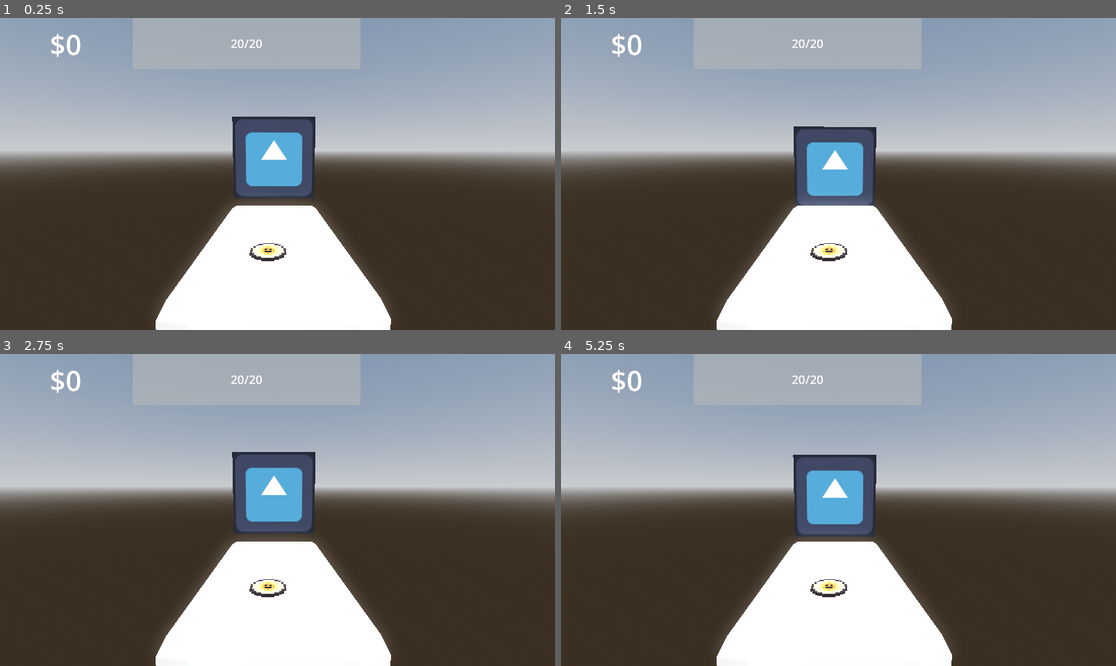
Above: before the commit, frames 1-4 (two rows, left to right).
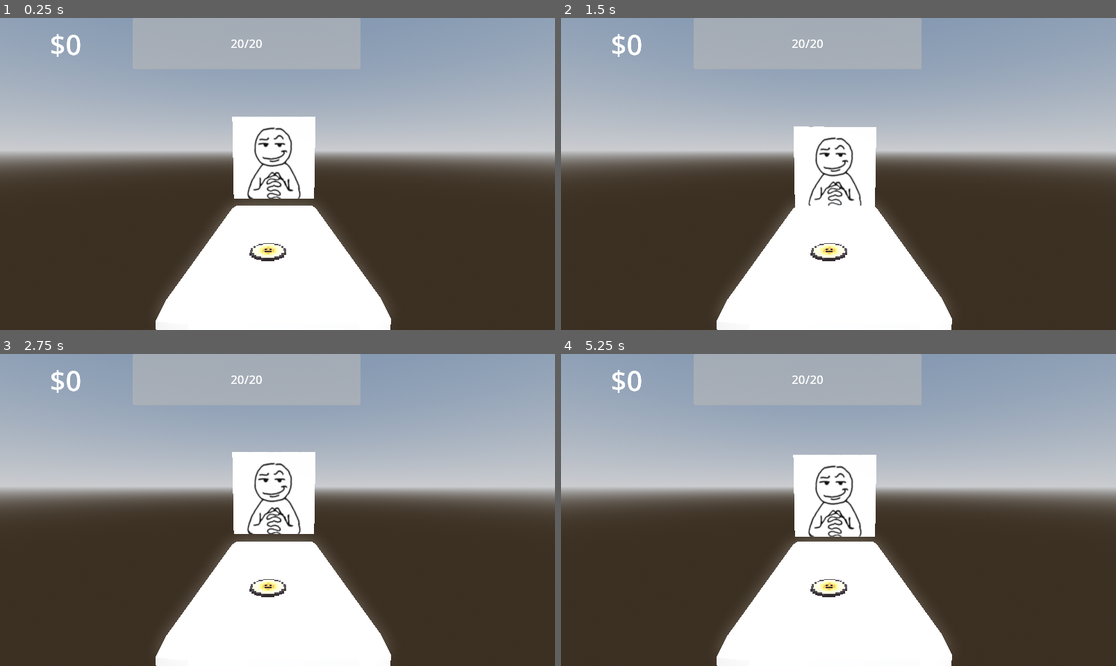
Above: after the commit, the same moments.

Repository: nianjindev/nummus
Game: Godot game, scene res://world.tscn
Same seed, same stepped clock (60 frames per second), same inputs: the game is played once before the commit and once after it. The project has no main scene, so this scene is started directly. The engine's default icon, where the game draws it, is replaced by a stand-in: a white triangle on a blue panel in a dark square.
Inputs:
- Up to frame 1 (0.25 s): no input
- Up to frame 2 (1.5 s): no input
- Up to frame 3 (2.75 s): no input
- Up to frame 4 (5.25 s): no input

The runs differ from the first frame. In frame 1, 3.8% of the frame differs, in the area x 41-57%, y 31-58%; in frame 2, 3.6%; in frame 3, 3.8%; in frame 4, 3.8%.

Commit message:
Fixed enemy

Diff:
--- a/nummus-game/enemies/enemy.tscn
+++ b/nummus-game/enemies/enemy.tscn
@@ -1,11 +1,6 @@
 [gd_scene load_steps=7 format=3 uid="uid://d3tgw7j1mag6w"]
 
-[ext_resource type="Texture2D" uid="uid://csm8mguhlkni8" path="res://icon.svg" id="1_fw1ev"]
-
-[sub_resource type="StandardMaterial3D" id="StandardMaterial3D_dwbse"]
-albedo_texture = ExtResource("1_fw1ev")
-
-[sub_resource type="QuadMesh" id="QuadMesh_pkg7o"]
+[ext_resource type="Texture2D" uid="uid://cnuaibnt4im6s" path="res://assets/2d/smug.jpg" id="1_fw1ev"]
 
 [sub_resource type="Animation" id="Animation_7frlh"]
 length = 0.001
@@ -45,13 +40,19 @@
 &"idle": SubResource("Animation_fw1ev")
 }
 
-[node name="Enemy" type="MeshInstance3D"]
-transform = Transform3D(-4.37114e-08, 0, 1, 0, 1, 0, -1, 0, -4.37114e-08, 0, 0, 0)
-material_override = SubResource("StandardMaterial3D_dwbse")
-mesh = SubResource("QuadMesh_pkg7o")
+[sub_resource type="QuadMesh" id="QuadMesh_7frlh"]
+
+[sub_resource type="StandardMaterial3D" id="StandardMaterial3D_orwns"]
+albedo_texture = ExtResource("1_fw1ev")
+
+[node name="Enemy" type="Node3D"]
 
 [node name="AnimationPlayer" type="AnimationPlayer" parent="."]
 libraries = {
 &"": SubResource("AnimationLibrary_orwns")
 }
 autoplay = "idle"
+
+[node name="MeshInstance3D" type="MeshInstance3D" parent="."]
+mesh = SubResource("QuadMesh_7frlh")
+surface_material_override/0 = SubResource("StandardMaterial3D_orwns")
--- a/nummus-game/world.tscn
+++ b/nummus-game/world.tscn
@@ -31,7 +31,7 @@
 transform = Transform3D(1, 0, 0, 0, 1, 0, 0, 0, 1, -1.13063, 0.88028, 0)
 
 [node name="enemySprite" parent="enemy" instance=ExtResource("1_aqk2v")]
-skeleton = NodePath("../..")
+transform = Transform3D(-4.3711385e-08, 0, 0.99999994, 0, 1, 0, -0.99999994, 0, -4.3711385e-08, 0, 0, 0)
 
 [node name="coinTable" parent="." instance=ExtResource("2_aqk2v")]
 transform = Transform3D(0.190489, 0, 0, 0, 0.190489, 0, 0, 0, 0.190489, 0.052, 0, 0)
Binary file added: nummus-game/assets/2d/smug.jpg
Not shown, added: nummus-game/assets/2d/smug.jpg.import
Not shown: 1 places in nummus-game/world.tscn that only renumber resources
